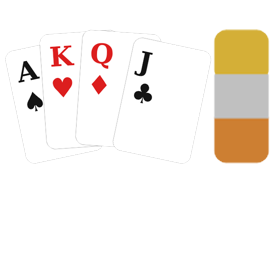
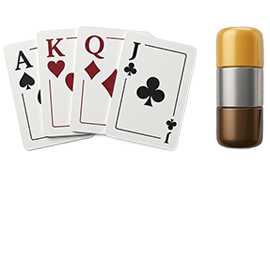
Revision of a layered 270×270 image; what changed, layer by layer:
renamed "Shape 1 copy 3" to "PairsStratification.png copy", showed it, painted on it, masked it over box(3, 25, 270, 164)
removed layer "Shape 3" over box(213, 29, 270, 164)
removed layer "Layer 0 copy 2" over box(4, 29, 212, 164)